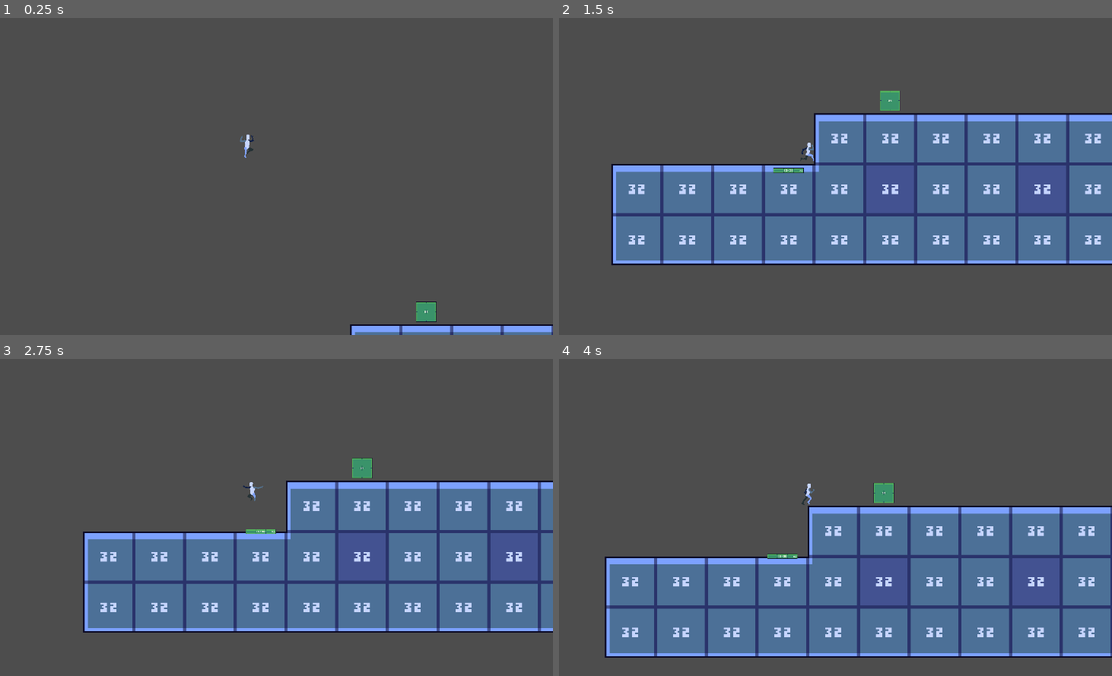
Above: before the commit, frames 1-4 (two rows, left to right).
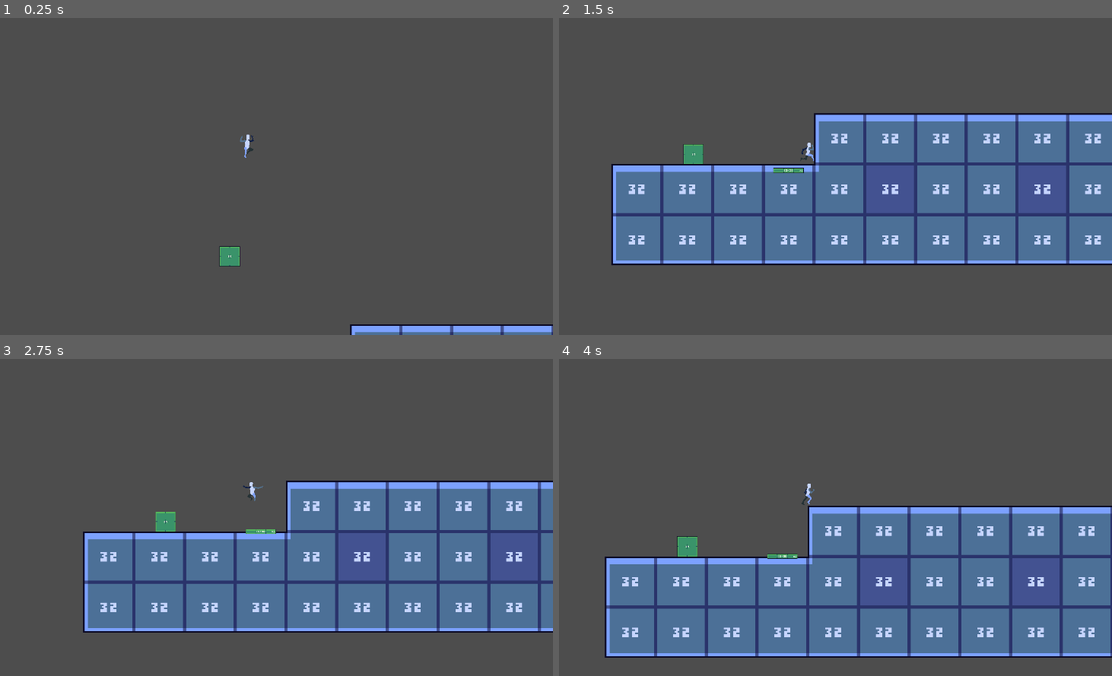
Above: after the commit, the same moments.

Repository: JohuMid/godot-better-demo
Game: Godot game, scene res://scenes/core/GameManager.tscn
The game is run twice, just before and just after one commit, with the same random seed, the same clock (stepped at 60 frames per second) and the same inputs.
Inputs (mouse positions are in pixels of both pictures, inside the frame that each line leads up to):
- Up to frame 1 (0.25 s): no input
- Up to frame 2 (1.5 s): move the mouse to (940, 147) at 0.52 s; hold D (move_right) from 0.53 s (still down); click (940, 147) at 0.67 s; tap W (jump) at 0.77 s; move the mouse to (686, 179) at 1.27 s; click (686, 179) at 1.42 s
- Up to frame 3 (2.75 s): tap W (jump) at 1.52 s; move the mouse to (309, 428) at 2.02 s; release D (move_right) at 2.03 s; hold A (move_left) from 2.03 s (still down); click (309, 428) at 2.17 s
- Up to frame 4 (4 s): move the mouse to (774, 574) at 2.77 s; release A (move_left) at 2.78 s; hold D (move_right) from 2.78 s (still down); click (774, 574) at 2.92 s; tap W (jump) at 3.02, 3.77 s; move the mouse to (990, 555) at 3.52 s; click (990, 555) at 3.67 s

The runs differ from the first frame. In frame 1, 0.5% of the frame differs, in the area x 39-79%, y 71-96%; in frame 2, 0.5%; in frame 3, 0.5%; in frame 4, 0.5%.

Commit message:
feat(玩家): 添加推箱子功能
- 在Player.gd中实现推箱子逻辑，包括鼠标点击检测和物理推动
- 新增Box.gd作为可推动的刚体组件，设置质量、阻尼等物理属性
- 更新Box.tscn场景，添加刚体组件和碰撞形状
- 调整Level1.tscn中箱子的初始位置和质量

Diff:
--- a/scenes/items/Box.tscn
+++ b/scenes/items/Box.tscn
@@ -1,11 +1,21 @@
-[gd_scene load_steps=2 format=3 uid="uid://i4ishioo27ak"]
+[gd_scene load_steps=4 format=3 uid="uid://i4ishioo27ak"]
 
 [ext_resource type="Texture2D" uid="uid://dlpyfq6xxhgvw" path="res://resources/tileset/Prefabs1.png" id="1_brk01"]
+[ext_resource type="Script" uid="uid://cvfdpn6fxyxs6" path="res://scripts/components/Box.gd" id="1_f8jd8"]
 
-[node name="Box" type="Node2D"]
+[sub_resource type="RectangleShape2D" id="RectangleShape2D_f8jd8"]
+size = Vector2(13, 13)
+
+[node name="Box" type="RigidBody2D"]
+linear_damp = 0.5
+script = ExtResource("1_f8jd8")
 
 [node name="Sprite2D" type="Sprite2D" parent="."]
 scale = Vector2(0.2, 0.2)
 texture = ExtResource("1_brk01")
 region_enabled = true
 region_rect = Rect2(448, 320, 64, 64)
+
+[node name="CollisionShape2D" type="CollisionShape2D" parent="."]
+scale = Vector2(0.99999994, 0.99999994)
+shape = SubResource("RectangleShape2D_f8jd8")
--- a/scenes/levels/Level1.tscn
+++ b/scenes/levels/Level1.tscn
@@ -218,4 +218,5 @@
 position = Vector2(48, 160)
 
 [node name="Box" parent="." instance=ExtResource("5_68ib6")]
-position = Vector2(112, 120)
+position = Vector2(-12, 62)
+mass = 10.0
--- /dev/null
+++ b/scripts/components/Box.gd
@@ -0,0 +1,6 @@
+extends RigidBody2D
+
+func _ready():
+	# 设置摩擦、阻尼等，增强真实感
+	linear_damp = 3.0  # 阻尼越大，越快停下
+	mass = 10.0        # 质量越大，越难推动
--- a/scripts/entities/player/Player.gd
+++ b/scripts/entities/player/Player.gd
@@ -15,8 +15,13 @@
 @export var climb_check_up: float = -8.0       # 向上偏移（负值表示向上）
 @export var climb_stand_offset: float = -2.0   # 爬上后角色底部应处的 Y 偏移（相对于边缘点）
 var climb_target_y: float = 0.0
-
 var is_climbing: bool = false
+
+# —————— 推箱子相关 ——————
+var is_pushing: bool = false
+@export var push_distance: float = 8.0  # 推箱子距离（像素）
+var target_box: RigidBody2D = null
+@export var push_force: float = 1000.0  # 推箱子力（像素）
 
 # —————— 动画帧偏移相关 ——————
 var original_offset: Vector2 = Vector2.ZERO   # 原始偏移量
@@ -87,6 +92,38 @@
 
 	add_child(collision_shape)
 
+func _input(event):
+	if event is InputEventMouseButton and event.button_index == MOUSE_BUTTON_LEFT:
+		if event.pressed:
+			_try_start_push()   # 按下时尝试找箱子
+		else:
+			is_pushing = false  # 松开就停止
+
+func _try_start_push():
+	# 仅在地面上时才尝试推箱子
+	if is_on_floor():
+		var from = global_position
+		var dir = 1 if not animated_sprite.flip_h else -1
+		var to = from + Vector2(push_distance * dir, 0)  # 检测推箱子距离
+
+		# 创建射线查询参数（正确方式）
+		var ray_params = PhysicsRayQueryParameters2D.new()
+		ray_params.from = from
+		ray_params.to = to
+		ray_params.exclude = [self]
+		ray_params.collision_mask = 1  # 根据你的箱子所在层调整
+
+		var space_state = get_world_2d().direct_space_state
+		var result = space_state.intersect_ray(ray_params)
+
+		print(result)
+
+		if result and result.collider is RigidBody2D:
+			target_box = result.collider
+			is_pushing = true
+		else:
+			is_pushing = false
+
 # —————— 物理处理 ——————
 func _physics_process(delta):
 
@@ -97,6 +134,9 @@
 
 	# 1. 保存上一帧的地面状态（关键修复！）
 	var current_on_floor = is_on_floor()
+
+	# ===== 推箱子逻辑 =====
+
 
 	# 2. 重力处理
 	if not current_on_floor:
@@ -117,18 +157,18 @@
 		# 空中保留水平惯性（增加减速系数以获得更好的惯性效果）
 		velocity.x = velocity.x * 0.98
 
-	# 5. 碰撞处理
+	# 6. 碰撞处理
 	move_and_slide()
 
 	# 攀爬检测
 	if not is_climbing and not current_on_floor and velocity.y > 0:  # 下落中
 		_try_climb_edge()
 
-	# 6. 动画更新（注意：如果正在攀爬，跳过常规动画）
+	# 7. 动画更新（注意：如果正在攀爬，跳过常规动画）
 	if not is_climbing:
 		_update_animation(was_on_floor, current_on_floor)
 
-	# 7. 更新前一帧地面状态
+	# 8. 更新前一帧地面状态
 	was_on_floor = current_on_floor
 
 # —————— 动画状态机 ——————
Not shown, added: scripts/components/Box.gd.uid
